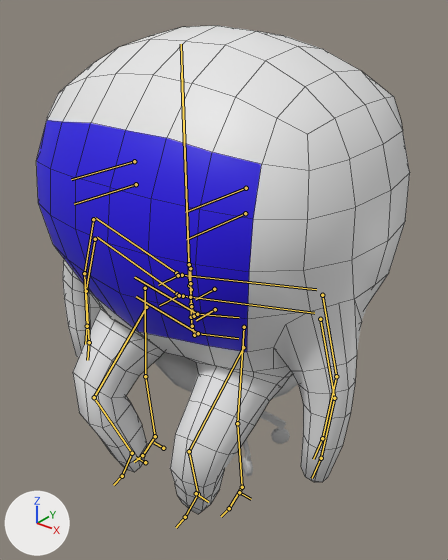
The Blender file Blender/draft.blend as it was, and as the next commit left it.
One viewpoint serves both versions: a camera (50 mm lens) standing at (3.31, -3.65, 4.61) and looking at (0.12, 0.33, 2.14). The axes (+X, +Y, +Z) are drawn at lower left. The lights are the same throughout. Both versions are drawn at frame 0 of the action 'metarigAction'; the numbers are the values there. The bones that bend it are drawn over the model as lines. Mesh edges are drawn as thin lines on the coarser meshes.
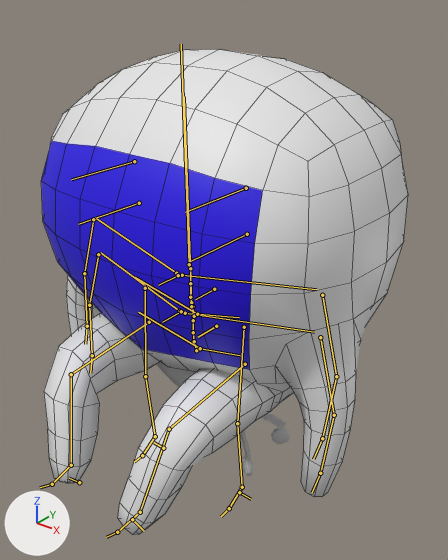
Where the change shows, as pixel boxes [x1, y1, x2, y2] in the pictures (448 x 560 px):
'Cube', posed
    before: [36, 26, 410, 514]
    after: [41, 49, 408, 534]
bone 'hips', root to tip
    before: (194, 335) to (192, 326)
    after: (196, 350) to (194, 341)
bone 'thigh.L', root to tip
    before: (243, 347) to (189, 451)
    after: (245, 364) to (169, 429)
bone 'thigh.R', root to tip
    before: (146, 307) to (94, 397)
    after: (149, 322) to (71, 374)

The edits, one by one:
Bone 'hips' (bone_hips) moves from (0.0, -0.108, 0.028) to (0.0, -0.206, 0.041).
Bone 'thigh.L' (bone_thigh_l) turns from (-44, 0, 0) to (-80, 0, 0) degrees about its own x, y and z.
Bone 'thigh.R' (bone_thigh_r) turns from (-44, 0, 0) to (-80, 0, 0) degrees about its own x, y and z.
